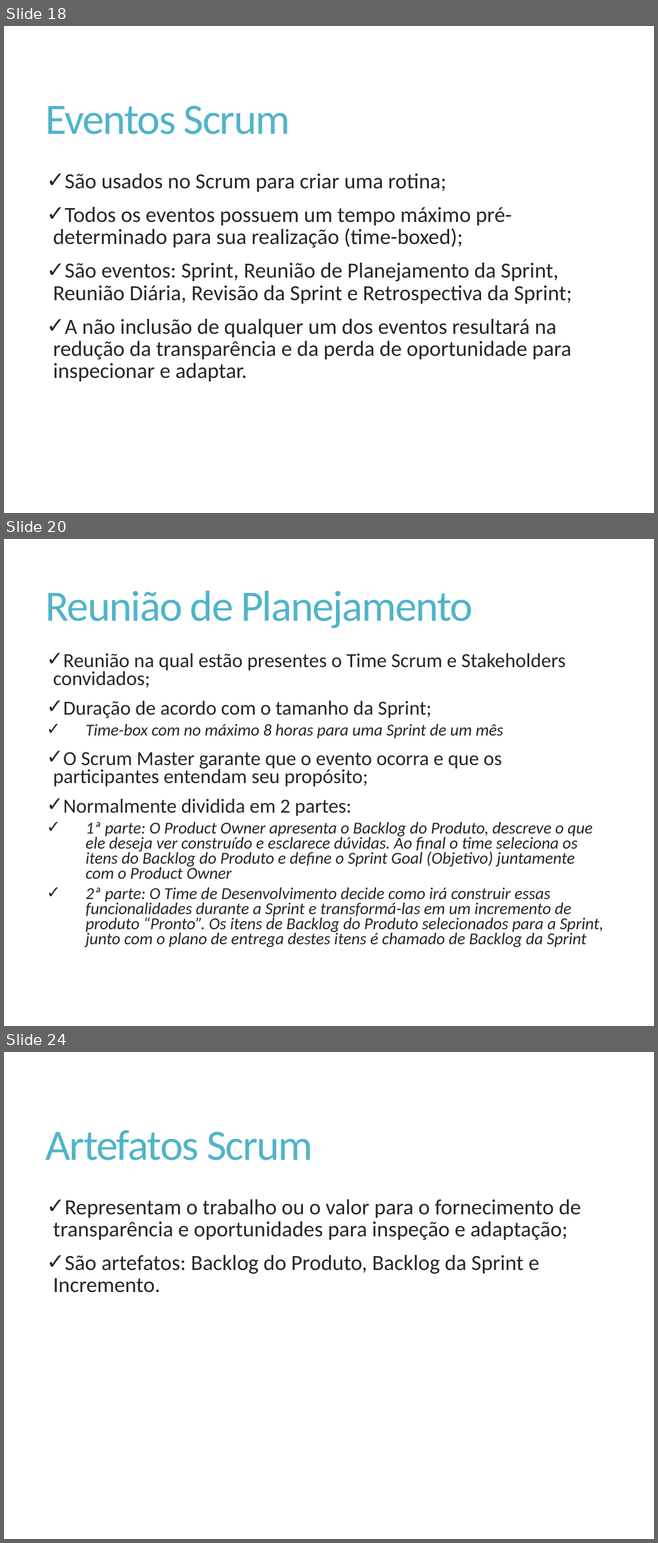
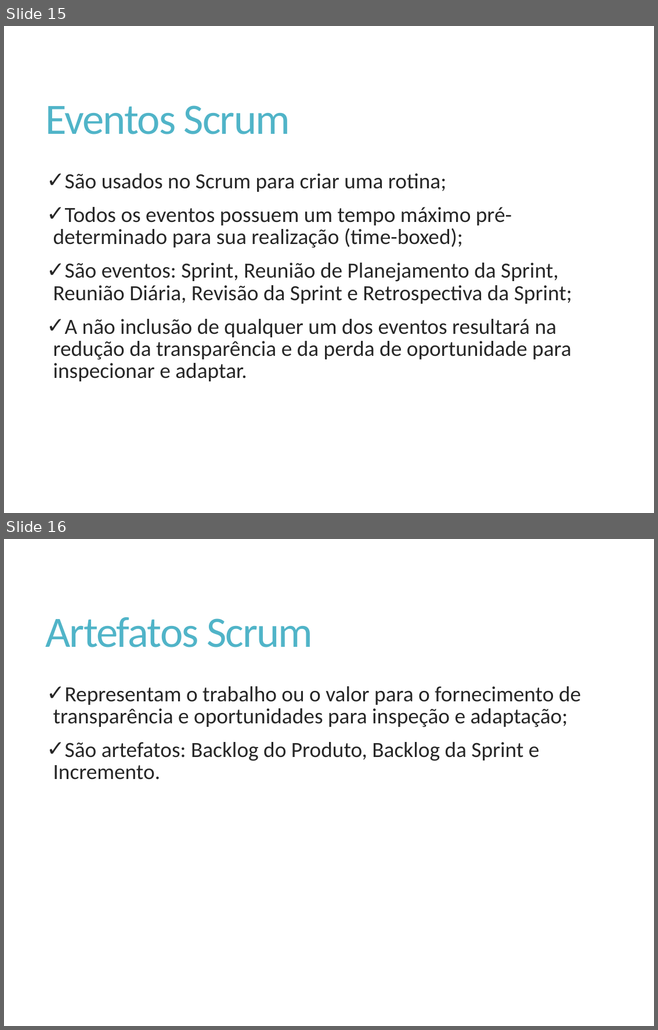
Before and after one commit to Elton-Garbin/TCC-2016, a slide deck: StartIdea/StartIdea.Docs/Apresentacao.pptx. Shown one above the other, each under a label of ours: slides 18, 20 and 24 before the commit, slides 15 and 16 after it; the slides between them are not shown. The pictures are 658x1543 and 658x1030 pixels, drawn with LibreOffice and Linux fonts; fonts in the diff are those of the drawing. Boxes give left, top, right and bottom in pixels: in the first picture for what was removed or moved away, otherwise in the second. Text is boxed around its words. In the diff, an @@ line names an element or a change of style, - is before the commit and + after.

```diff
--- a/StartIdea/StartIdea.Docs/Apresentacao.pptx
+++ b/StartIdea/StartIdea.Docs/Apresentacao.pptx
@@ slide 20 removed at [4, 539, 654, 1026], background #FFFFFF @@
@@ title removed at [46, 591, 473, 628] @@
-Reunião de Planejamento
@@ text removed at [53, 653, 603, 947] @@
-✓ Reunião na qual estão presentes o Time Scrum e Stakeholders convidados;
-✓ Duração de acordo com o tamanho da Sprint;
-    ✓ Time-box com no máximo 8 horas para uma Sprint de um mês
-✓ O Scrum Master garante que o evento ocorra e que os participantes entendam seu propósito;
-✓ Normalmente dividida em 2 partes:
-    ✓ 1ª parte: O Product Owner apresenta o Backlog do Produto, descreve o que ele deseja ver construído e esclarece dúvidas. Ao final o time seleciona os itens do Backlog do Produto e define o Sprint Goal (Objetivo) juntamente com o Product Owner
-    ✓ 2ª parte: O Time de Desenvolvimento decide como irá construir essas funcionalidades durante a Sprint e transformá-las em um incremento de produto “Pronto”. Os itens de Backlog do Produto selecionados para a Sprint, junto com o plano de entrega destes itens é chamado de Backlog da Sprint
@@ what was slide 18 is now slide 15 @@
@@ what was slide 24 is now slide 16 @@
```
Also in this commit, not shown: 2 slides changed, 14 other slides removed.
